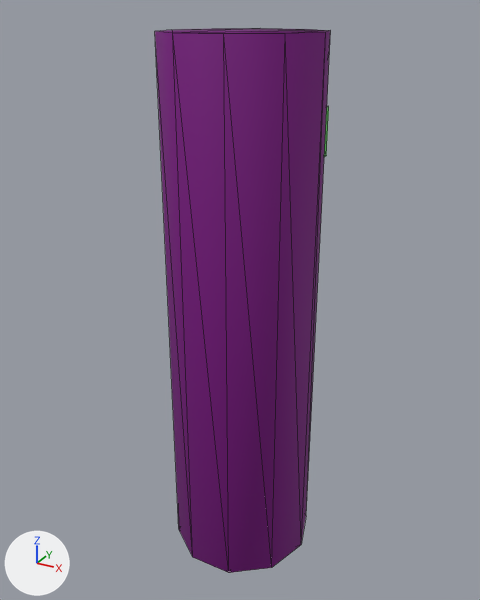
A saved change to the glTF model KoP_assets/enemy.glb.
One viewpoint serves both versions: a 50 mm camera at (1.081, -1.91, 0.96) aimed at (0.046, -0.027, 0.019). The lights are fixed; the arrows at lower left show +X, +Y and +Z. The older version comes first. Mesh edges are drawn as thin lines. Where no turn or scale is listed for an object, it has been applied to the vertices.

The older version as bpy lines, for what is in view:
```python
me_cube_001 = bpy.data.meshes.new('Cube.001')
me_cube_001.from_pydata(...)  # a box spanning x -0.16..0.16, y -0.08..0.08, z -0.08..0.08
me_cube_001.materials.append(mat_material_001)  # green #5ae753
me_cylinder = bpy.data.meshes.new('Cylinder')
me_cylinder.from_pydata(...)  # a 10-sided cylinder along z spanning x -0.95..0.95, y -1.0..1.0, z -1.0..1.0
me_cylinder.materials.append(mat_material)  # purple #78007f
ob_cube = bpy.data.objects.new('Cube', me_cube_001)
ob_cube.location = (0.1, 0.1, 0.588)
ob_cylinder = bpy.data.objects.new('Cylinder', me_cylinder)
ob_cylinder.location = (0.1, -0.1, 0.0)
ob_cylinder.rotation_euler = (0.0, 0.0, 1.571)  # degrees (0, 0, 90)
ob_cylinder.scale = (0.263, 0.25, 0.9)
```
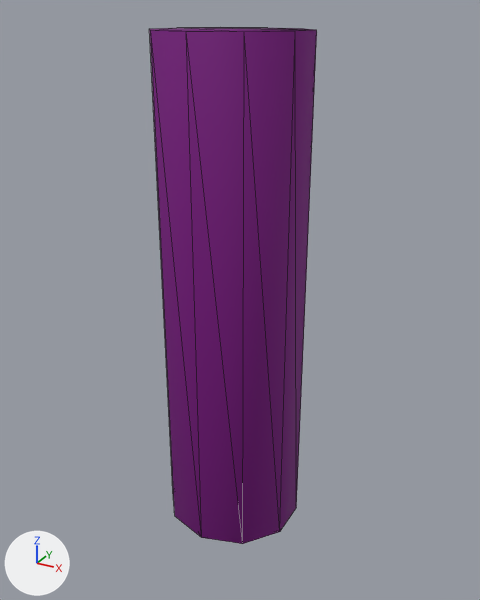
Boxes [x1, y1, x2, y2] around the edits, measured in the pictures (480 x 600 px):
'Cylinder', moved, turned: before [155, 28, 331, 573]; after [149, 27, 317, 544]
'Cube', moved (not visible afterwards): before [324, 106, 329, 157]

The change in detail:
Object 'Cylinder' (ob_cylinder) turns from (0, 0, 90) to (0, 0, 0) degrees about x, y and z.
Object 'Cylinder' (ob_cylinder) moves from (0.1, -0.1, 0.0) to (0.0, 0.0, 0.0).
Object 'Cube' (ob_cube) moves from (0.1, 0.1, 0.588) to (0.003, 0.202, 0.588).
